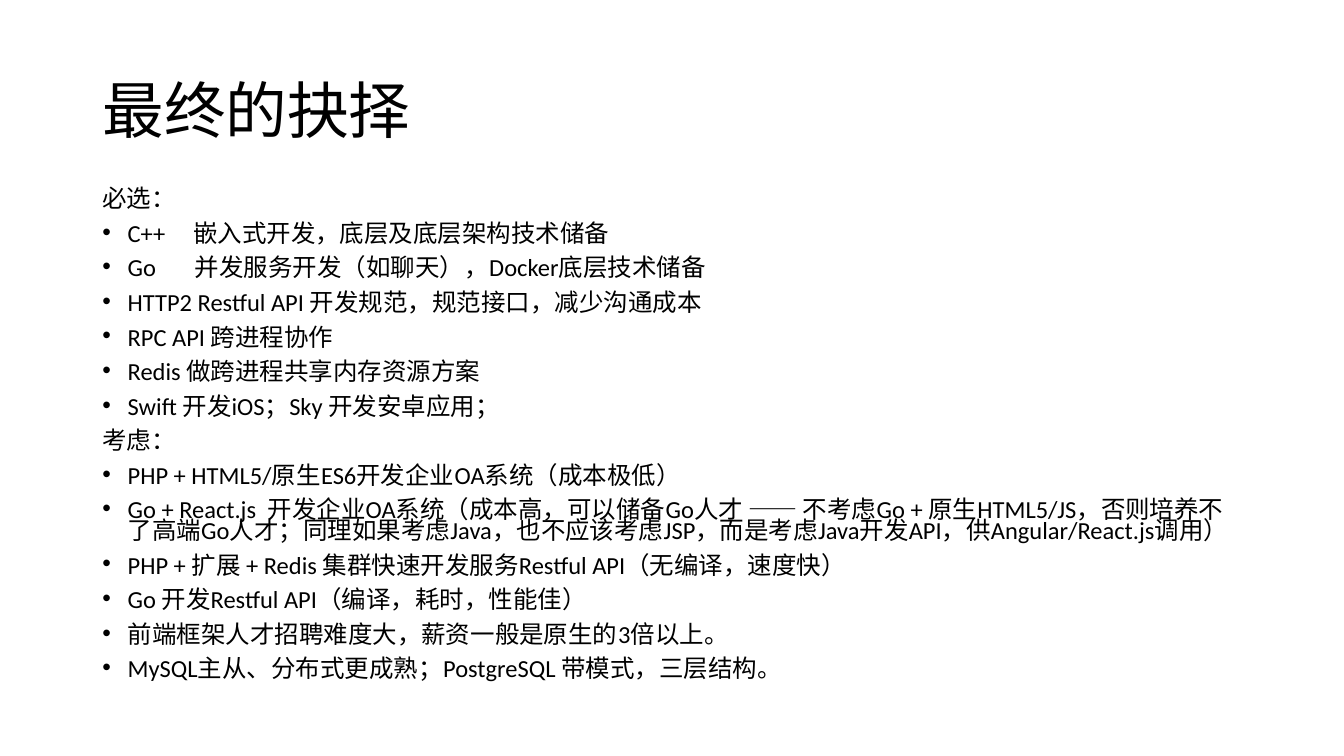
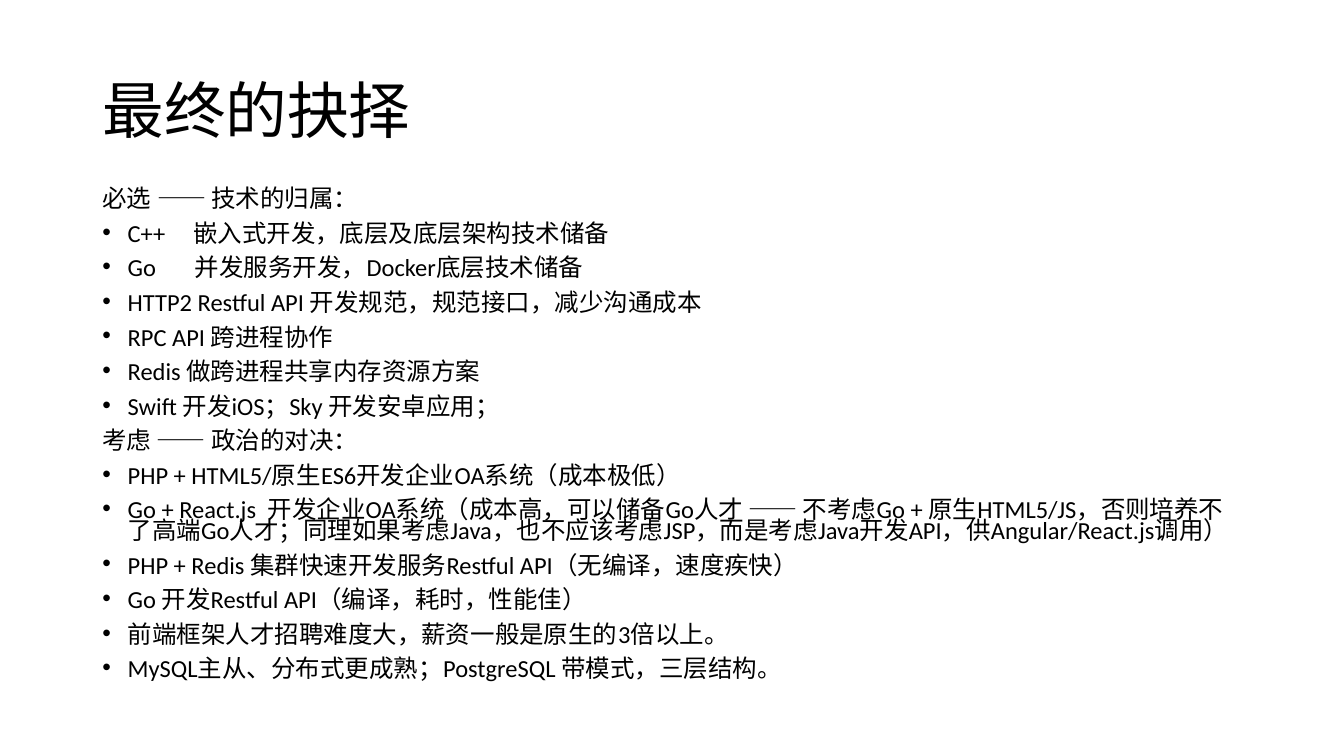
Before and after one commit to guoyu07/NotesPublic, a slide deck: slide 7 of Aario-PPT/IT/智能硬件和移动互联网，该用什么语言？.pptx. Drawn at 1344x756 pixels with LibreOffice and Linux fonts; fonts in the diff are those of the drawing. Boxes give left, top, right and bottom in pixels: in the first picture for what was removed or moved away, otherwise in the second. Text is boxed around its words. In the diff, an @@ line names an element or a change of style, - is before the commit and + after.

```diff
--- a/Aario-PPT/IT/智能硬件和移动互联网，该用什么语言？.pptx
+++ b/Aario-PPT/IT/智能硬件和移动互联网，该用什么语言？.pptx
@@ text at bbox=[102, 186, 359, 209]: text changed @@
-必选：
+必选 —— 技术的归属：
@@ text at bbox=[128, 255, 583, 279]: text changed @@
-• Go 并发服务开发（如聊天），Docker底层技术储备
+• Go 并发服务开发，Docker底层技术储备
@@ text at bbox=[102, 428, 358, 451]: text changed @@
-考虑：
+考虑 —— 政治的对决：
@@ text at bbox=[128, 553, 798, 577]: text changed @@
-• PHP + 扩展 + Redis 集群快速开发服务Restful API（无编译，速度快）
+• PHP + Redis 集群快速开发服务Restful API（无编译，速度疾快）
```
Also in this commit, not shown: 4 other slides changed, 1 slide added, 8 other files.
